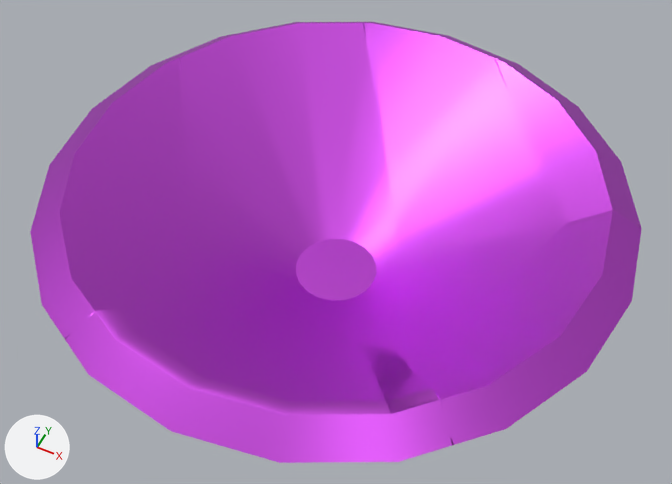
One commit to the FBX model Rat House Guest/Assets/__HouseGuestProject/Models/Kitchen/Fruit bowl.fbx: the scene before it, then after it.
One viewpoint serves both versions: a camera (50 mm lens) standing at (3.142, 1.528, 2.5) and looking at (2.737, 2.338, 1.487). The lights are fixed; the arrows at lower left show +X, +Y and +Z.

The scene before the commit, as lines of its bpy script (objects in view):
```python
ob_fruit_bowl = bpy.data.objects.new('Fruit_Bowl', me_mesh_022)
ob_fruit_bowl.location = (2.732, 2.349, 1.507)
ob_fruit_bowl_cell = bpy.data.objects.new('Fruit_Bowl_cell', me_fruit_bowl_cell_012)
ob_fruit_bowl_cell.location = (2.703, 2.356, 1.456)
ob_fruit_bowl_cell_001 = bpy.data.objects.new('Fruit_Bowl_cell.001', me_fruit_bowl_cell_013)
ob_fruit_bowl_cell_001.location = (2.773, 2.085, 1.532)
ob_fruit_bowl_cell_002 = bpy.data.objects.new('Fruit_Bowl_cell.002', me_fruit_bowl_cell_005)
ob_fruit_bowl_cell_002.location = (3.016, 2.28, 1.542)
ob_fruit_bowl_cell_003 = bpy.data.objects.new('Fruit_Bowl_cell.003', me_fruit_bowl_cell_008)
ob_fruit_bowl_cell_003.location = (2.944, 2.621, 1.57)
ob_fruit_bowl_cell_004 = bpy.data.objects.new('Fruit_Bowl_cell.004', me_fruit_bowl_cell_009)
ob_fruit_bowl_cell_004.location = (2.476, 2.247, 1.544)
ob_fruit_bowl_cell_005 = bpy.data.objects.new('Fruit_Bowl_cell.005', me_fruit_bowl_cell_010)
ob_fruit_bowl_cell_005.location = (2.838, 2.463, 1.505)
```
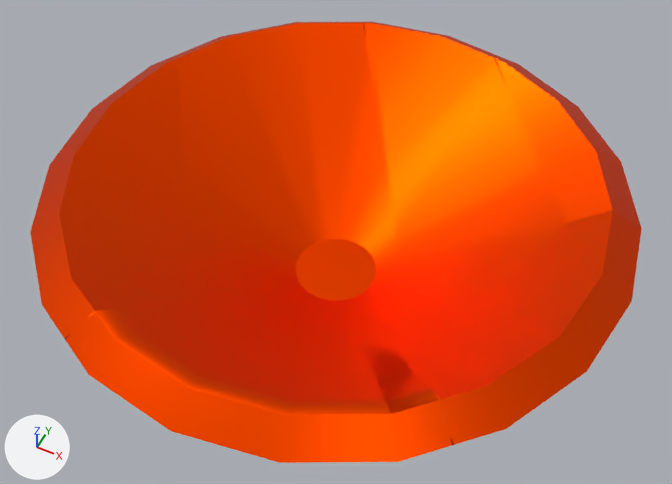
Where the change shows, as pixel boxes (x1, y1, x2, y2) in the pictures (672 x 484 px):
'Fruit_Bowl_cell', recoloured (purple to orange): (170, 22, 397, 346) in both
'Fruit_Bowl_cell.005', recoloured: (364, 22, 566, 350) in both
'Fruit_Bowl_cell.004', recoloured (purple to orange): (30, 58, 213, 339) in both
'Fruit_Bowl_cell.002', recoloured (purple to orange): (398, 211, 641, 445) in both
'Fruit_Bowl', recoloured: (65, 22, 642, 445) in both
'Fruit_Bowl_cell.001', recoloured (purple to orange): (66, 312, 452, 463) in both
'Fruit_Bowl_cell.003', recoloured (purple to orange): (491, 53, 641, 227) in both

The change, as a diff of the scene's bpy script:
```diff
--- a/Rat House Guest/Assets/__HouseGuestProject/Models/Kitchen/Fruit bowl.fbx.py
+++ b/Rat House Guest/Assets/__HouseGuestProject/Models/Kitchen/Fruit bowl.fbx.py
@@ mat_material_046 @@
 mat_material_046 = principled_material('Material.046')
-mat_material_046.base_color = (0.649, 0.0959, 0.801)  # purple #d357e7
+mat_material_046.base_color = (1.0, 0.0712, 0.0)  # orange #ff4b00
 mat_material_046.metallic = 1.0
```
